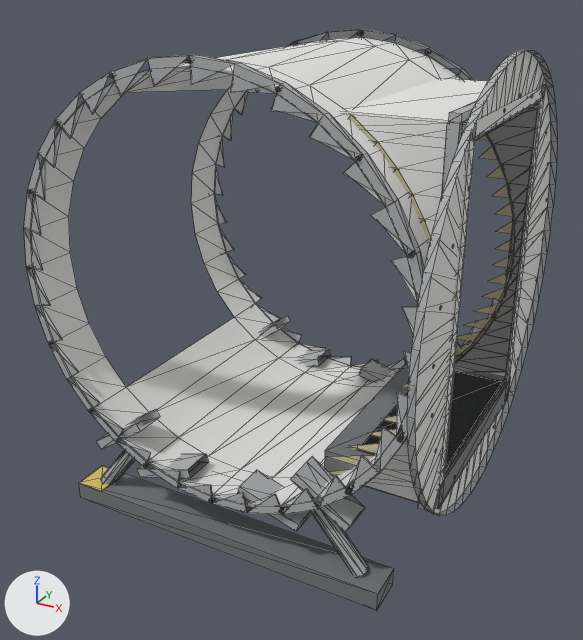
The glTF model models/kit/habSegJR_steel.glb: old version first, new version second.
Camera for both pictures: a camera (50 mm lens) standing at (2.38, -4.32, 3.35) and looking at (0.06, -0.1, 1.24). Arrows for +X, +Y and +Z are at lower left; the lights stay in place. The picture after the commit comes second. Mesh edges are drawn as thin lines. Vertices at exactly the same position are counted once.

Names of what the first picture shows: 'habSegJR_steel'.
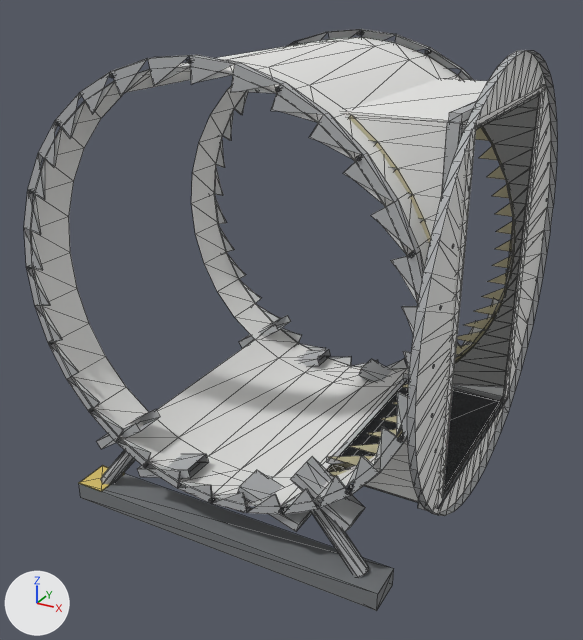
What differs and where, as boxes [x1, y1, x2, y2] in the pictures (583 x 640 px; the box of a moved part takes in the faces that stretch with it):
```json
{"part": 1, "of": "me_base", "change": "moved or reshaped", "before": [127, 317, 515, 516], "after": [327, 374, 515, 516]}
{"part": 2, "of": "me_base", "change": "moved or reshaped", "before": [126, 51, 553, 141], "after": [342, 51, 553, 130]}
```

Edits to the scene script, one JSON object a line:
```json
{"block": "me_base", "where": "# used by ob_habsegjr_steel; location = (0.0, 0.0, 0.0)"}
{"op": "remove", "block": "me_base", "code": "me_base.from_pydata(...)  # 1686 vertices, 2391 faces; spans x -1.3..1.35, y -1.3..1.3, z 0.0..2.95"}
{"op": "add", "block": "me_base", "code": "me_base.from_pydata(...)  # 1638 vertices, 2345 faces; spans x -1.3..1.35, y -1.3..1.3, z 0.0..2.95"}
{"block": "me_base", "change": "me_base part 1"}
{"block": "me_base", "change": "11 vertices are removed from x 0.62..1.31, y -0.71..0.62, z 0.73..0.8"}
{"block": "me_base", "change": "25 faces are deleted"}
{"block": "me_base", "change": "4 vertices in x 0.62..1.33, y -0.71..0.71, z 0.76..0.8 move by (0.0, 0.0, -0.15)"}
{"block": "me_base", "change": "12 vertices move from x 1.31..1.35, y -0.77..0.77, z 0.6..0.8 to x 1.31..1.35, y -0.69..0.69, z 0.55..0.65"}
{"block": "me_base", "change": "7 vertices are added at x 0.59..1.31, y -0.71..0.62, z 0.61..0.65"}
{"block": "me_base", "change": "6 new faces join them, mat_clad"}
{"block": "me_base", "change": "13 new faces join them, mat_steel"}
{"block": "me_base", "change": "me_base part 2"}
{"block": "me_base", "change": "3 vertices are removed from x 0.62..0.63, y -0.62..0.71, z 2.57..2.62"}
{"block": "me_base", "change": "8 faces are deleted"}
{"block": "me_base", "change": "14 vertices in x 0.62..1.32, y -0.71..0.71, z 2.6..2.62 move by (0.0, 0.0, 0.05)"}
{"block": "me_base", "change": "10 vertices move from x 1.31..1.35, y -0.71..0.71, z 2.6..2.74 to x 1.31..1.35, y -0.69..0.69, z 2.65..2.75"}
{"block": "me_base", "change": "1 vertex is added at (0.62, 0.71, 2.67)"}
{"block": "me_base", "change": "4 new faces join them, mat_clad"}
{"block": "me_base", "change": "other edits to the shape of me_base do not show in these pictures"}
```
